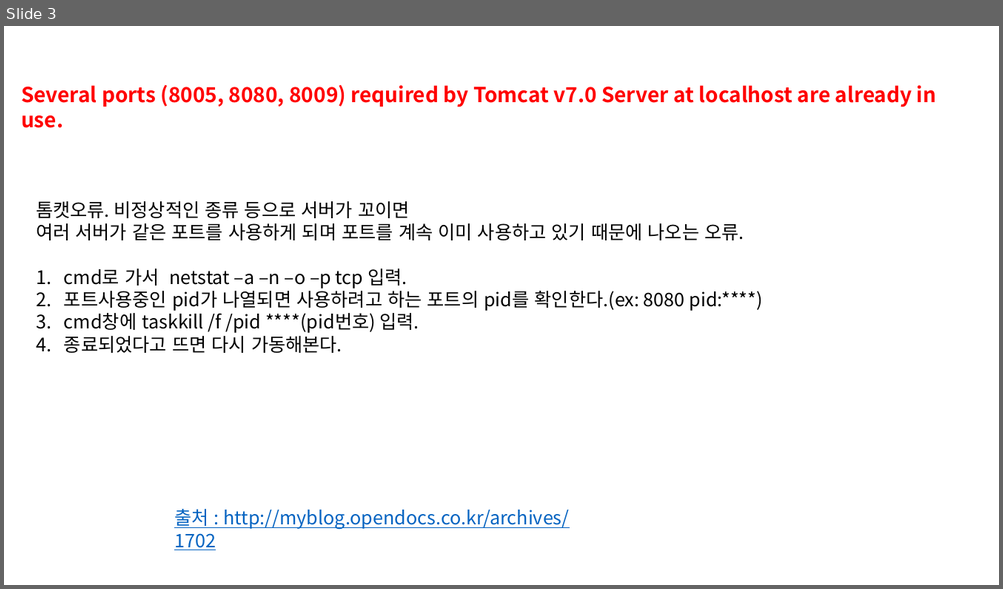
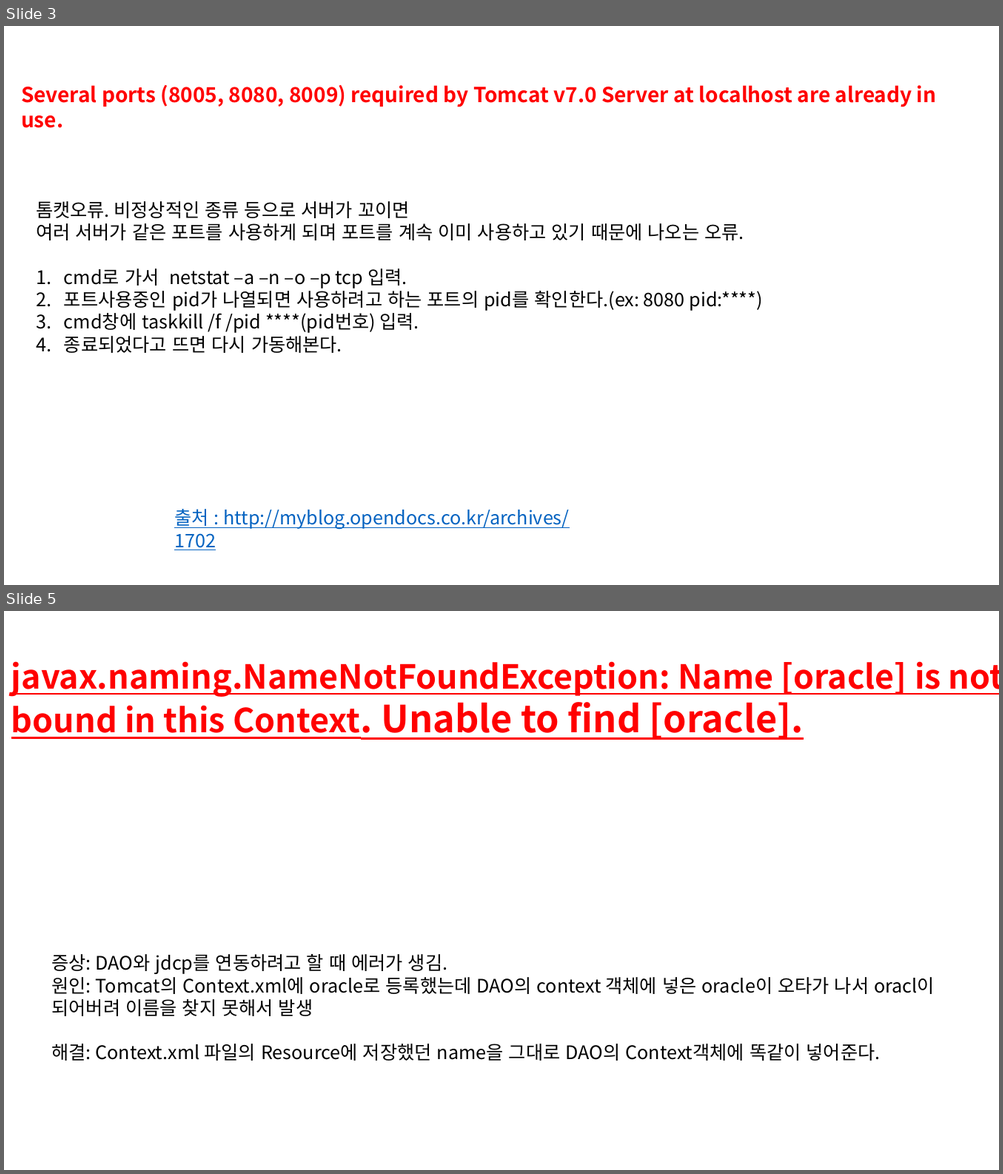
Before and after one commit to matamong/Study, a slide deck: PPT/Error Solution PPT/ErrorSolution.pptx. Shown one above the other, each under a label of ours: slide 3 before the commit, slides 3 and 5 after it; the slides between them are not shown. The pictures are 1003x589 and 1003x1174 pixels, drawn with LibreOffice and Linux fonts; fonts in the diff are those of the drawing. Boxes give left, top, right and bottom in pixels: in the first picture for what was removed or moved away, otherwise in the second. Text is boxed around its words. In the diff, an @@ line names an element or a change of style, - is before the commit and + after.

Commit message:
Servlet Forward 업로드
img파일 살짝 재배치

```diff
--- a/PPT/Error Solution PPT/ErrorSolution.pptx
+++ b/PPT/Error Solution PPT/ErrorSolution.pptx
@@ slide 5 added at box(4, 611, 999, 1170), background #FFFFFF @@
@@ text added at box(11, 661, 999, 740), 32 pt, text #FF0000, bold, underline @@
+javax.naming.NameNotFoundException: Name [oracle] is not bound in this Context. Unable to find [oracle].
@@ text added at box(52, 954, 934, 1061), 18 pt, text #000000 @@
+증상: DAO와 jdcp를 연동하려고 할 때 에러가 생김.
+원인: Tomcat의 Context.xml에 oracle로 등록했는데 DAO의 context 객체에 넣은 oracle이 오타가 나서 oracl이 되어버려 이름을 찾지 못해서 발생
+해결: Context.xml 파일의 Resource에 저장했던 name을 그대로 DAO의 Context객체에 똑같이 넣어준다.
```
Also in this commit, not shown: 1 slide changed, 17 other files.
